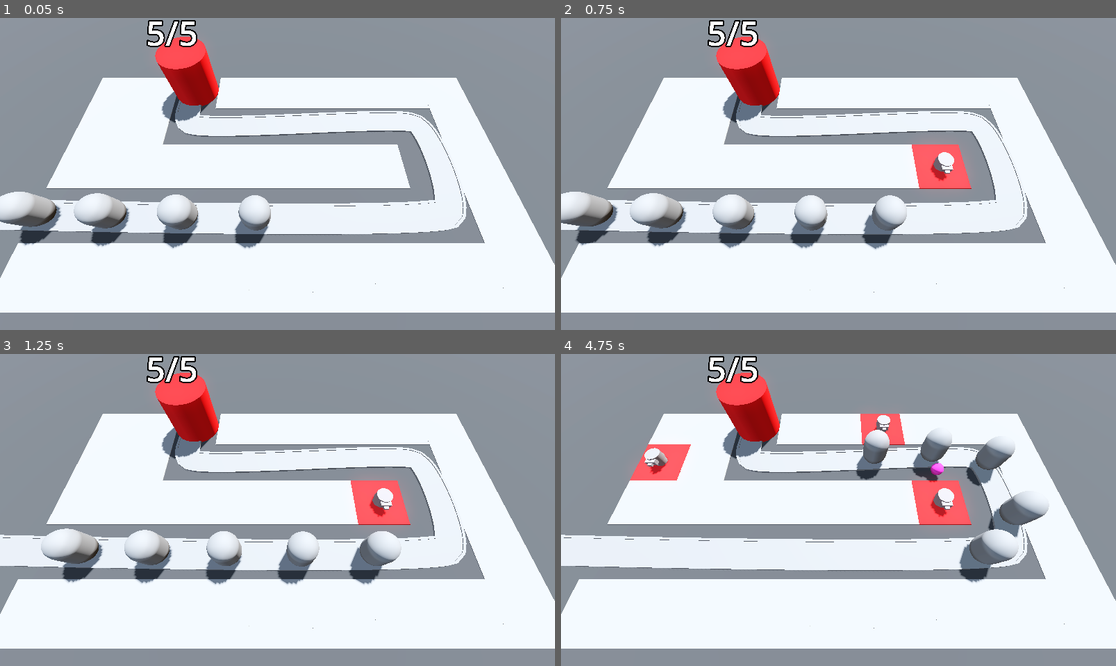
Above: before the commit, frames 1-4 (two rows, left to right).
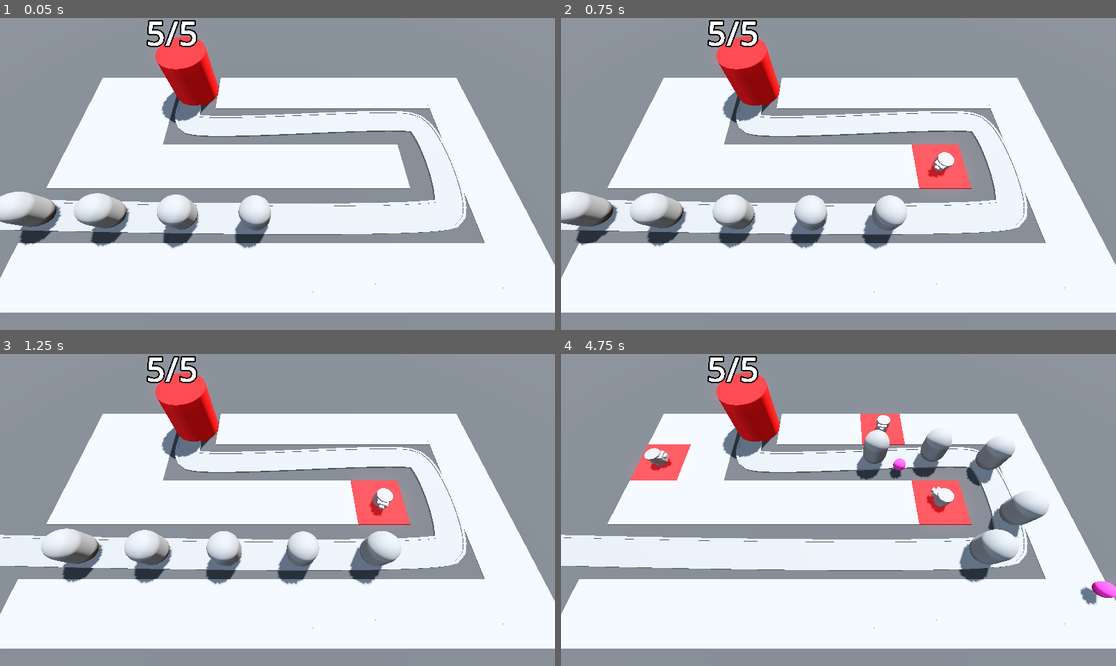
Above: after the commit, the same moments.

Repository: caiobribeiro/godot-barbarian-blaster
Game: Godot game, scene res://scene/base_level.tscn
Same seed, same stepped clock (60 frames per second), same inputs: the game is played once before the commit and once after it.
Inputs (mouse positions are in pixels of both pictures, inside the frame that each line leads up to):
- Up to frame 1 (0.05 s): no input
- Up to frame 2 (0.75 s): move the mouse to (960, 158) at 0.52 s; click (960, 158) at 0.6 s
- Up to frame 3 (1.25 s): no input
- Up to frame 4 (4.75 s): move the mouse to (727, 525) at 1.27 s; click (727, 525) at 1.35 s; move the mouse to (894, 441) at 2.02 s; click (894, 441) at 2.1 s; move the mouse to (810, 572) at 2.77 s; click (810, 572) at 2.85 s; move the mouse to (1005, 556) at 3.52 s; click (1005, 556) at 3.6 s; move the mouse to (672, 463) at 4.27 s; click (672, 463) at 4.35 s

Frame 1 is identical in both runs. In frame 2, 0.1% of the frame differs, in the area x 66-71%, y 45-53%; in frame 3, less than 0.1%; in frame 4, 0.8%, in the area x 15-100%, y 21-81%.

Commit message:
feat: connect turrets to enemy path and enable targeting
Turrets now receive a reference to the enemy path and use it to track and aim at the last enemy. The turret manager passes the enemy path to new turrets, and the turret script uses this to orient itself towards the latest enemy.

Diff:
--- a/Turret/turret.gd
+++ b/Turret/turret.gd
@@ -3,10 +3,17 @@
 
 @export var projectile: PackedScene
 
+var enemy_path: Path3D
+
 @onready var berrow: MeshInstance3D = $TurretBase/TurretTop/Visor/Berrow
 
+
+func _physics_process(delta: float) -> void:
+	var enemy = enemy_path.get_children().back()
+	look_at(enemy.global_position, Vector3.UP, true)
 
 func _on_timer_timeout() -> void:
 	var shot = projectile.instantiate()
 	add_child(shot)
 	shot.global_position = berrow.global_position
+	shot.direction = global_transform.basis.z
--- a/scene/base_level.tscn
+++ b/scene/base_level.tscn
@@ -110,7 +110,7 @@
 loop = false
 
 [node name="Enemy2" parent="Path3D" instance=ExtResource("2_2vejk")]
-transform = Transform3D(-0.022252444, 0, -0.99972594, 0, 1, 0, 0.99972594, 0, -0.022252444, -14.972652, 1.1444101e-05, 6.079603)
+transform = Transform3D(-0.022252442, 0, -0.9997259, 0, 1, 0, 0.9997259, 0, -0.022252442, -14.972652, 1.1444101e-05, 6.079603)
 progress = 5.0
 loop = false
 
@@ -132,6 +132,7 @@
 [node name="Base" parent="." instance=ExtResource("3_n4a7e")]
 transform = Transform3D(1, 0, 0, 0, 1, 0, 0, 0, 1, -6, 0, -6.2)
 
-[node name="TurretManager" type="Node3D" parent="."]
+[node name="TurretManager" type="Node3D" parent="." node_paths=PackedStringArray("enemy_path")]
 script = ExtResource("5_4jk3s")
 turret = ExtResource("6_2yilf")
+enemy_path = NodePath("../Path3D")
--- a/scene/turret_manager.gd
+++ b/scene/turret_manager.gd
@@ -1,14 +1,11 @@
 extends Node3D
 
 @export var turret: PackedScene
-
-
-# Called every frame. 'delta' is the elapsed time since the previous frame.
-func _process(delta: float) -> void:
-	pass
+@export var enemy_path: Path3D
 
 
 func build_turret(turrent_position: Vector3) -> void:
 	var new_turret = turret.instantiate()
 	add_child(new_turret)
 	new_turret.global_position = turrent_position
+	new_turret.enemy_path = enemy_path
